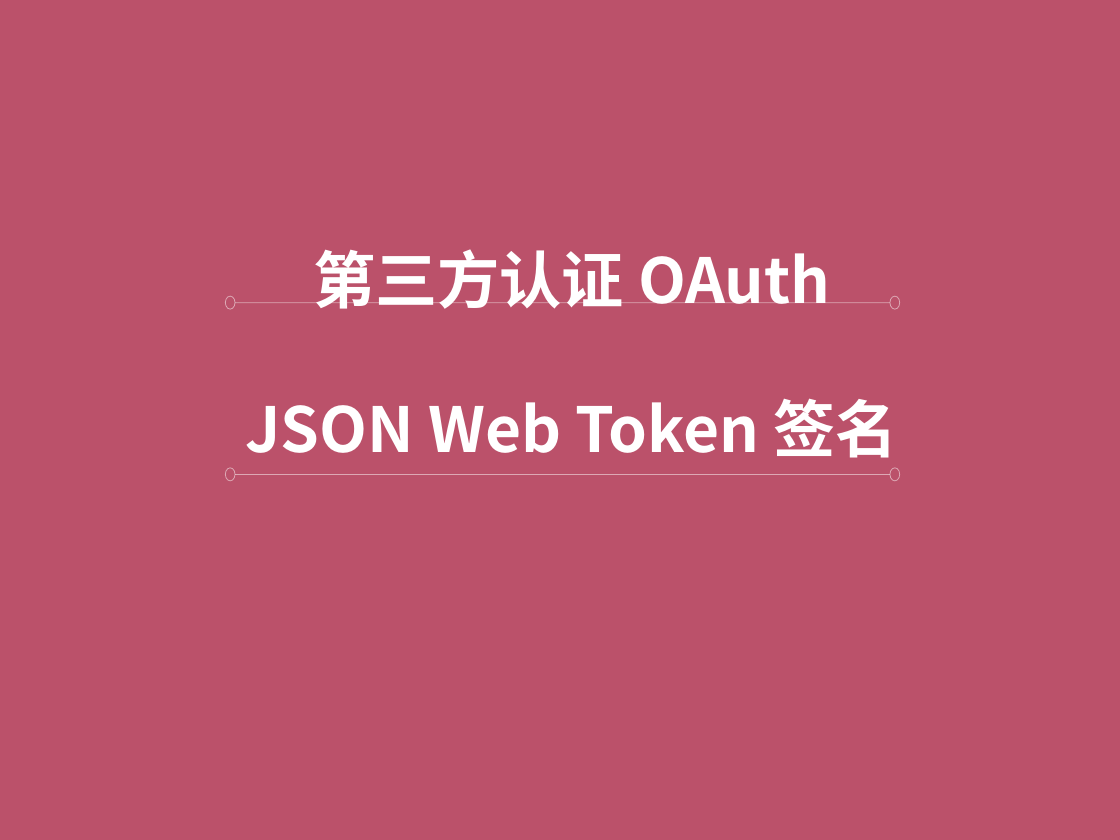
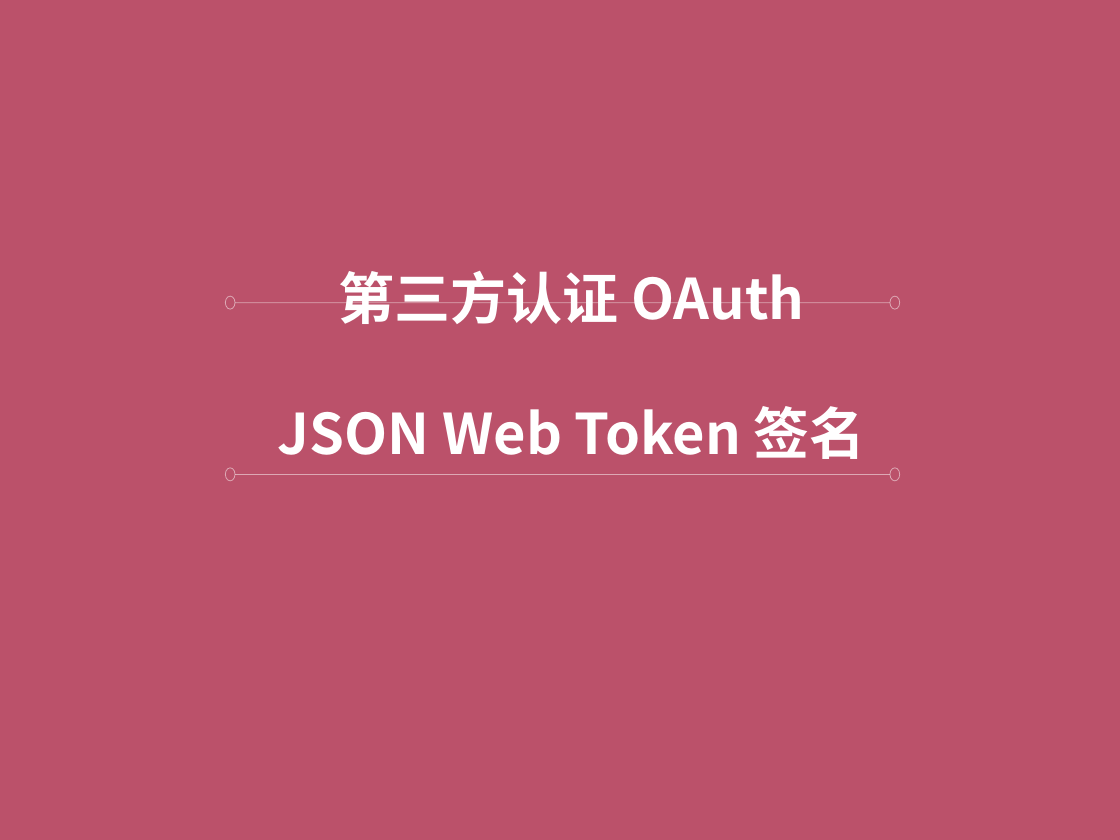
Before and after one commit to leai-jiang/jwt-oauth, a slide deck: slide 1 of OAuth认证及JWT签名.ppt. Drawn at 1120x840 pixels with LibreOffice and Linux fonts; fonts in the diff are those of the drawing. Boxes give left, top, right and bottom in pixels: in the first picture for what was removed or moved away, otherwise in the second. Text is boxed around its words. In the diff, an @@ line names an element or a change of style, - is before the commit and + after.

```diff
--- a/OAuth认证及JWT签名.ppt
+++ b/OAuth认证及JWT签名.ppt
@@ title "第三方认证 OAuth JSON Web Token ..." at (278,271,866,459): size 40 to 36 pt @@
```
Also in this commit, not shown: 1 other slide changed, 3 slides added, 14 other files.
